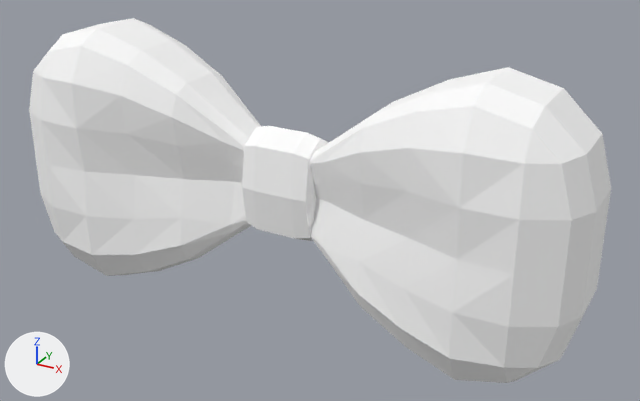
What one commit did to the OBJ model src/main/resources/assets/chao_garden/models/cwe02516/cheese_bowtie_accessory.obj.
Both versions are drawn from a camera (50 mm lens) standing at (1.108, -1.511, 0.76) and looking at (0.544, -0.485, 0.247). The axes (+X, +Y, +Z) are drawn at lower left. The lights are the same throughout. The older version comes first. Where no turn or scale is listed for an object, it has been applied to the vertices. Vertices at exactly the same position are counted once.

The scene before the commit, as lines of its bpy script (objects in view):
```python
me_cheese_bowtie_accessory = bpy.data.meshes.new('cheese_bowtie_accessory')
me_cheese_bowtie_accessory.from_pydata(...)  # 356 vertices, 700 faces; spans x 0.062..0.938, y -0.605..-0.395, z 0.063..0.47
# faces by material slot: [592, 108]
me_cheese_bowtie_accessory.materials.append(mat_cwe_bow_ff0000ff_0)  # its picture is missing
me_cheese_bowtie_accessory.materials.append(mat_cwe_bowmiddle_ff0000ff_0)  # its picture is missing
ob_cheese_bowtie_accessory = bpy.data.objects.new('cheese_bowtie_accessory', me_cheese_bowtie_accessory)
ob_cheese_bowtie_accessory.location = (0.0, 0.0, 0.0)
```
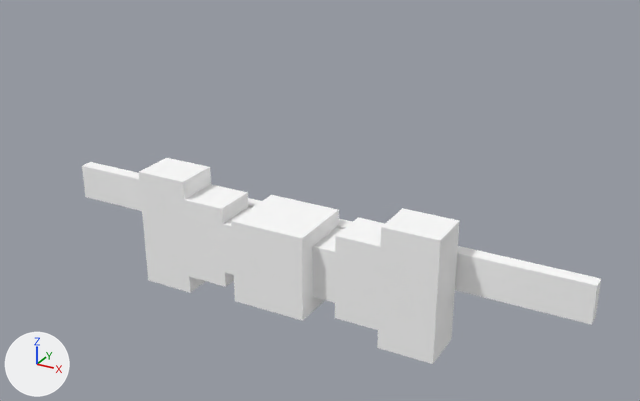
Location of each change, [x1, y1, x2, y2] in pixels of the pictures (640 x 401 px):
'cheese_bowtie_accessory', reshaped (11% narrower, 43% shorter)
    before: [29, 18, 611, 383]
    after: [82, 158, 601, 364]
part 1 of me_cheese_bowtie_accessory, added
    after: [139, 158, 211, 293]
part 2 of me_cheese_bowtie_accessory, added
    after: [184, 184, 248, 287]
part 3 of me_cheese_bowtie_accessory, added
    after: [223, 207, 251, 275]
part 4 of me_cheese_bowtie_accessory, added
    after: [377, 208, 460, 364]
part 5 of me_cheese_bowtie_accessory, added
    after: [335, 217, 385, 330]
part 6 of me_cheese_bowtie_accessory, added
    after: [312, 228, 343, 303]
part 7 of me_cheese_bowtie_accessory, added
    after: [231, 195, 339, 321]
part 8 of me_cheese_bowtie_accessory, added
    after: [82, 162, 601, 325]
part 9 of me_cheese_bowtie_accessory, deleted
    before: [310, 67, 611, 383]
part 10 of me_cheese_bowtie_accessory, deleted
    before: [29, 18, 261, 276]
part 11 of me_cheese_bowtie_accessory, deleted
    before: [242, 126, 329, 241]

The change, as a list of edits to the scene's bpy script:
```text
Change me_cheese_bowtie_accessory:
    used by ob_cheese_bowtie_accessory; location = (0.0, 0.0, 0.0)
    remove me_cheese_bowtie_accessory.from_pydata(...)  # 356 vertices, 700 faces; spans x 0.062..0.938, y -0.605..-0.395, z 0.063..0.47
    add me_cheese_bowtie_accessory.from_pydata(...)  # 64 vertices, 48 faces; spans x 0.062..0.938, y -0.562..-0.438, z 0.063..0.252
    me_cheese_bowtie_accessory part 1: a new loose piece, a box spanning x 0.252..0.337, y -0.533..-0.463, z 0.063..0.252, in mat_cwe_bow_ff0000ff_0 (its picture is missing)
    me_cheese_bowtie_accessory part 2: a new loose piece, a box spanning x 0.337..0.405, y -0.533..-0.463, z 0.092..0.223, in mat_cwe_bow_ff0000ff_0 (its picture is missing)
    me_cheese_bowtie_accessory part 3: a new loose piece, a box spanning x 0.405..0.45, y -0.533..-0.463, z 0.116..0.198, in mat_cwe_bow_ff0000ff_0 (its picture is missing)
    me_cheese_bowtie_accessory part 4: a new loose piece, a box spanning x 0.663..0.748, y -0.533..-0.463, z 0.063..0.252, in mat_cwe_bow_ff0000ff_0 (its picture is missing)
    me_cheese_bowtie_accessory part 5: a new loose piece, a box spanning x 0.595..0.663, y -0.533..-0.463, z 0.092..0.223, in mat_cwe_bow_ff0000ff_0 (its picture is missing)
    me_cheese_bowtie_accessory part 6: a new loose piece, a box spanning x 0.55..0.595, y -0.533..-0.463, z 0.116..0.198, in mat_cwe_bow_ff0000ff_0 (its picture is missing)
    me_cheese_bowtie_accessory part 7: a new loose piece, a box spanning x 0.442..0.558, y -0.562..-0.453, z 0.092..0.223, in mat_cwe_bowmiddle_ff0000ff_0 (its picture is missing)
    me_cheese_bowtie_accessory part 8: a new loose piece, a box spanning x 0.062..0.938, y -0.46..-0.438, z 0.143..0.201, in mat_cwe_bow_ff0000ff_0 (its picture is missing)
    me_cheese_bowtie_accessory part 9: the loose piece of 150 vertices spanning x 0.504..0.938, y -0.605..-0.395, z 0.063..0.47 is deleted
    me_cheese_bowtie_accessory part 10: the loose piece of 150 vertices spanning x 0.062..0.496, y -0.605..-0.395, z 0.063..0.47 is deleted
    me_cheese_bowtie_accessory part 11: the loose piece of 56 vertices spanning x 0.443..0.556, y -0.543..-0.452, z 0.185..0.352 is deleted
```
